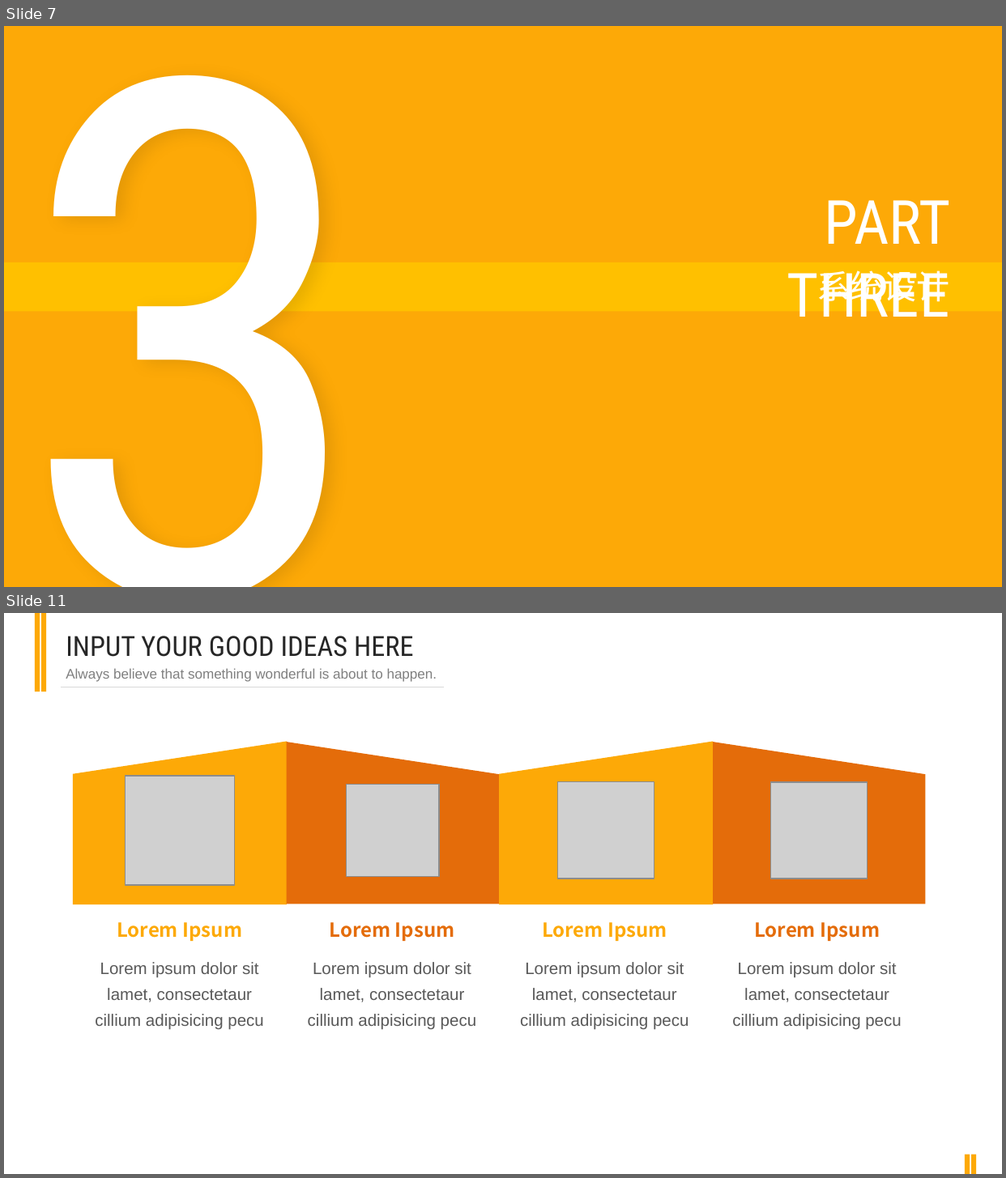
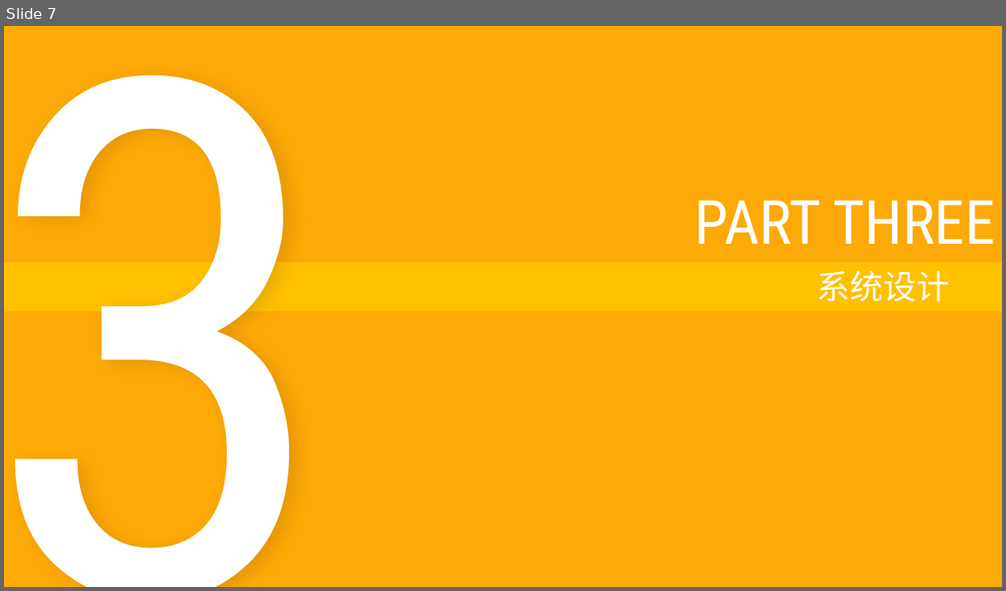
Before and after one commit to Novemser/calabashbrothersfight, a slide deck: presentation.pptx. Shown one above the other, each under a label of ours: slides 7 and 11 before the commit, slide 7 after it; the slides between them are not shown. The pictures are 1006x1178 and 1006x591 pixels, drawn with LibreOffice and Linux fonts; fonts in the diff are those of the drawing; grey boxes stand for pictures. Boxes give left, top, right and bottom in pixels: in the first picture for what was removed or moved away, otherwise in the second. Text is boxed around its words. In the diff, an @@ line names an element or a change of style, - is before the commit and + after.

```diff
--- a/presentation.pptx
+++ b/presentation.pptx
@@ slide 11 removed at (x1=4, y1=613, x2=1002, y2=1174), background #FFFFFF @@
@@ rectangle removed at (x1=35, y1=613, x2=40, y2=692) @@
@@ rectangle removed at (x1=41, y1=613, x2=46, y2=692) @@
@@ text removed at (x1=66, y1=636, x2=413, y2=657) @@
-INPUT YOUR GOOD IDEAS HERE
@@ text removed at (x1=66, y1=668, x2=437, y2=682) @@
-Always believe that something wonderful is about to happen.
@@ line removed from (61, 688) to (444, 688) @@
@@ flow chart manual input removed at (x1=73, y1=742, x2=287, y2=905) @@
@@ flow chart manual input removed at (x1=287, y1=742, x2=499, y2=905) @@
@@ flow chart manual input removed at (x1=499, y1=742, x2=713, y2=905) @@
@@ flow chart manual input removed at (x1=713, y1=742, x2=925, y2=905) @@
@@ picture removed at (x1=125, y1=776, x2=235, y2=885) @@
@@ picture removed at (x1=558, y1=781, x2=654, y2=879) @@
@@ picture removed at (x1=771, y1=782, x2=868, y2=879) @@
@@ picture removed at (x1=347, y1=784, x2=439, y2=876) @@
@@ text removed at (x1=117, y1=922, x2=243, y2=941) @@
-Lorem Ipsum
@@ text removed at (x1=330, y1=922, x2=455, y2=941) @@
-Lorem Ipsum
@@ text removed at (x1=542, y1=922, x2=667, y2=941) @@
-Lorem Ipsum
@@ text removed at (x1=754, y1=922, x2=880, y2=941) @@
-Lorem Ipsum
@@ text removed at (x1=95, y1=962, x2=263, y2=1030) @@
-Lorem ipsum dolor sit lamet, consectetaur cillium adipisicing pecu
@@ text removed at (x1=308, y1=962, x2=476, y2=1030) @@
-Lorem ipsum dolor sit lamet, consectetaur cillium adipisicing pecu
@@ text removed at (x1=520, y1=962, x2=688, y2=1030) @@
-Lorem ipsum dolor sit lamet, consectetaur cillium adipisicing pecu
@@ text removed at (x1=732, y1=962, x2=901, y2=1030) @@
-Lorem ipsum dolor sit lamet, consectetaur cillium adipisicing pecu
@@ rectangle removed at (x1=965, y1=1155, x2=970, y2=1174) @@
@@ rectangle removed at (x1=971, y1=1155, x2=976, y2=1174) @@
@@ slide 7 changed as well @@
@@ text "3" rewrapped from (x1=7, y1=26, x2=413, y2=587) to (x1=4, y1=26, x2=449, y2=587) @@
@@ text "PART THREE" rewrapped from (x1=787, y1=200, x2=951, y2=317) to (x1=695, y1=200, x2=995, y2=244) @@
@@ text "系统设计" rewrapped from (x1=816, y1=271, x2=949, y2=308) to (x1=816, y1=271, x2=949, y2=302) @@
```
Also in this commit, not shown: 8 other slides changed, 2 slides added, 3 other slides removed, 1 other file.
